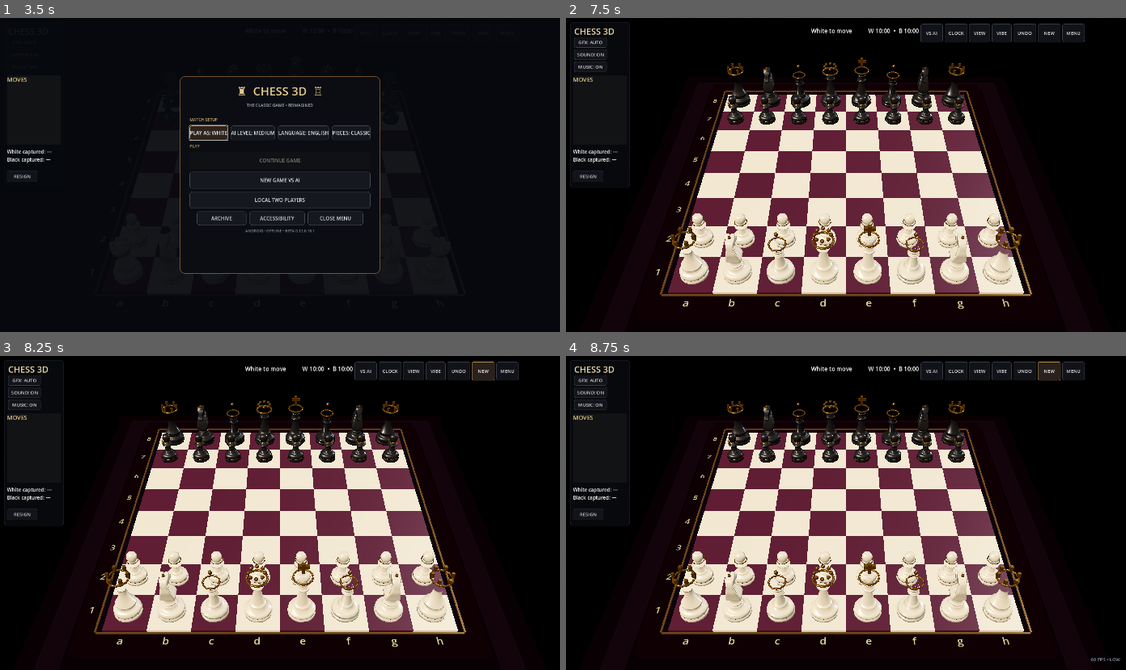
Above: before the commit, frames 1-4 (two rows, left to right).
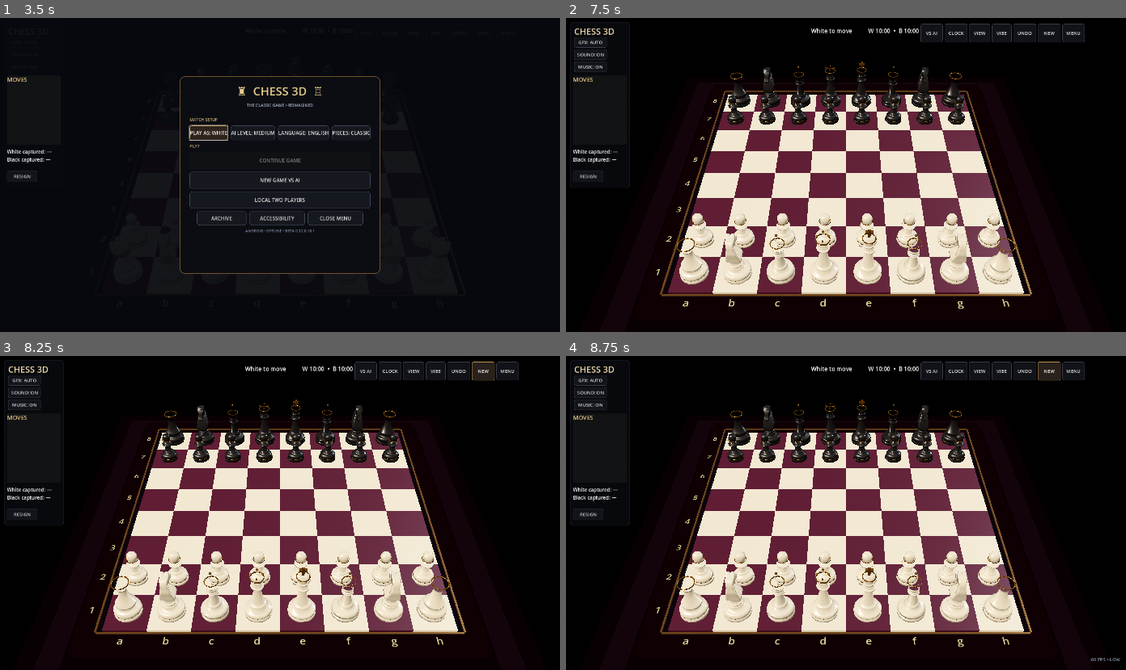
Above: after the commit, the same moments.

Repository: redxbox/chess-3d
Game: Godot game, scene res://src/main/main.tscn
Two runs of this game, one before a commit and one after it. Both use one fixed random seed, a clock stepped at 60 frames per second and the inputs below.
Inputs:
- Up to frame 1 (3.5 s): click "PLAY AS: WHITE" at 0.5 s; click "PLAY AS: BLACK" at 1.25 s; click "PLAY AS: WHITE" at 2 s; click "PLAY AS: BLACK" at 2.75 s
- Up to frame 2 (7.5 s): click "PIECES: CLASSIC" at 3.5 s; click "PLAY AS: WHITE" at 4.25 s; click "PLAY AS: BLACK" at 5 s; click "PLAY AS: WHITE" at 5.75 s; click "PLAY AS: BLACK" at 6.5 s; click "NEW GAME VS AI" at 7.25 s
- Up to frame 3 (8.25 s): click "NEW" at 8 s
- Up to frame 4 (8.75 s): no input

Frame 1 is identical in both runs. In frame 2, 1.2% of the frame differs, in the area x 18-82%, y 12-75%; in frame 3, 1.2%; in frame 4, 1.2%.

Commit message:
Refine Royal Wood ornaments to follow sculpture contours
Co-authored-by: arena-agent <297053741+arena-agent@users.noreply.github.com>

Diff:
--- a/src/main/main.gd
+++ b/src/main/main.gd
@@ -390,28 +390,26 @@
 	_add_torus(piece, base_radius, 0.014, 0.095, gold)
 	match kind:
 		"pawn":
-			_add_torus(piece, 0.145, 0.010, 0.67, gold)
+			_add_torus(piece, 0.135, 0.008, 0.69, gold)
 		"rook":
-			_add_torus(piece, 0.235, 0.026, 1.17, gold)
-			for angle in [0.0, 60.0, 120.0, 180.0, 240.0, 300.0]:
+			# Trace the existing castle rim; do not replace it with a floating crown.
+			_add_torus(piece, 0.19, 0.014, 1.00, gold)
+		"knight":
+			# Three restrained studs suggest the gilded mane in the reference.
+			for i in 3:
+				_add_sphere(piece, 0.022, 1.10 + i*0.06, gold, Vector3(0, 0, 0.10 - i*0.012))
+		"bishop":
+			_add_torus(piece, 0.155, 0.012, 1.05, gold)
+			_add_sphere(piece, 0.030, 1.31, gold)
+		"queen":
+			_add_torus(piece, 0.16, 0.014, 1.19, gold)
+			for angle in [0.0, 90.0, 180.0, 270.0]:
 				var r := deg_to_rad(angle)
-				_add_box(piece, Vector3(0.065, 0.12, 0.065), Vector3(cos(r)*0.22, 1.27, sin(r)*0.22), gold)
-		"knight":
-			# A segmented gold mane follows the horse-head profile.
-			for i in 5:
-				_add_sphere(piece, 0.035, 1.00 + i*0.075, gold, Vector3(0, 0, 0.12 - i*0.018))
-		"bishop":
-			_add_torus(piece, 0.19, 0.020, 1.03, gold)
-			_add_sphere(piece, 0.048, 1.35, gold)
-		"queen":
-			_add_torus(piece, 0.235, 0.026, 1.16, gold)
-			for angle in [0.0, 45.0, 90.0, 135.0, 180.0, 225.0, 270.0, 315.0]:
-				var r := deg_to_rad(angle)
-				_add_sphere(piece, 0.045, 1.34, gold, Vector3(cos(r)*0.18, 0, sin(r)*0.18))
+				_add_sphere(piece, 0.026, 1.29, gold, Vector3(cos(r)*0.13, 0, sin(r)*0.13))
 		"king":
-			_add_torus(piece, 0.22, 0.022, 1.20, gold)
-			_add_box(piece, Vector3(0.075, 0.29, 0.075), Vector3(0, 1.48, 0), gold)
-			_add_box(piece, Vector3(0.26, 0.075, 0.075), Vector3(0, 1.53, 0), gold)
+			_add_torus(piece, 0.15, 0.012, 1.22, gold)
+			_add_box(piece, Vector3(0.055, 0.20, 0.055), Vector3(0, 1.39, 0), gold)
+			_add_box(piece, Vector3(0.18, 0.055, 0.055), Vector3(0, 1.42, 0), gold)
 
 
 func _add_sculpted_identity_top(piece: Node3D, kind: String, material: Material, accent: Material) -> void:
